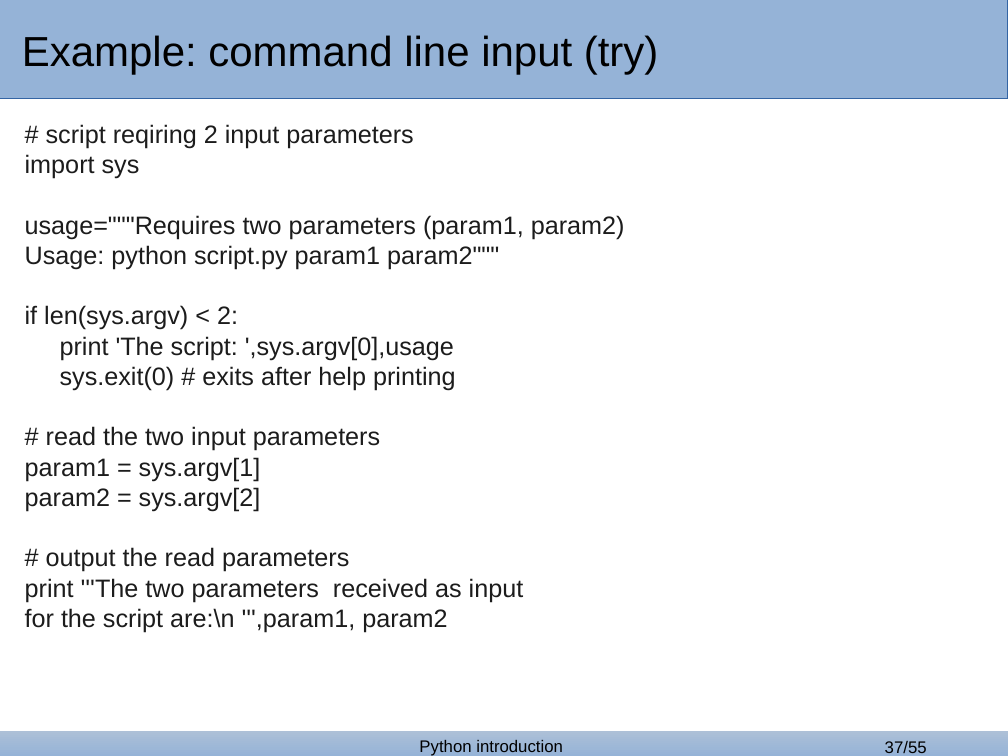
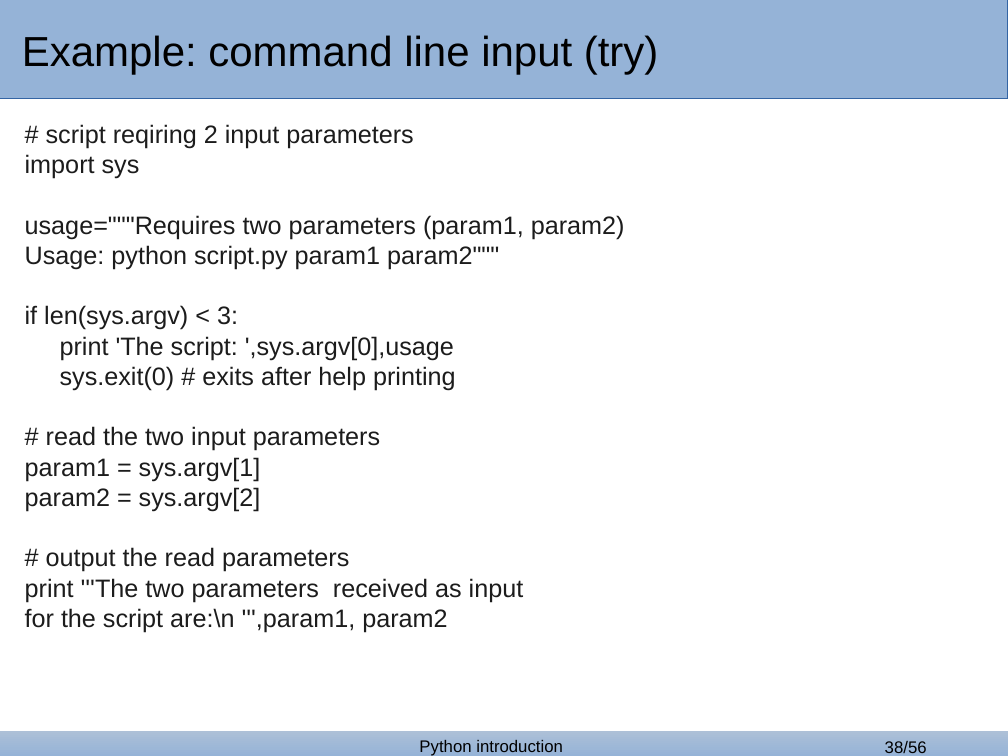
Before and after one commit to GozDavid/bash_lectures, a slide deck: slide 38 of python_1.odp (slide 37 before the commit). Drawn at 1008x756 pixels with LibreOffice and Linux fonts; fonts in the diff are those of the drawing; background and template pictures are left out. Boxes give left, top, right and bottom in pixels: in the first picture for what was removed or moved away, otherwise in the second. Text is boxed around its words. In the diff, an @@ line names an element or a change of style, - is before the commit and + after.

```diff
--- a/python_1.odp
+++ b/python_1.odp
@@ text at (25, 305, 238, 330): text changed @@
-if len(sys.argv) < 2:
+if len(sys.argv) < 3:
@@ page number at (885, 741, 927, 753): text changed @@
-37/55
+38/56
```
Also in this commit, not shown: 4 other slides changed, 1 slide added, 5 other files.
